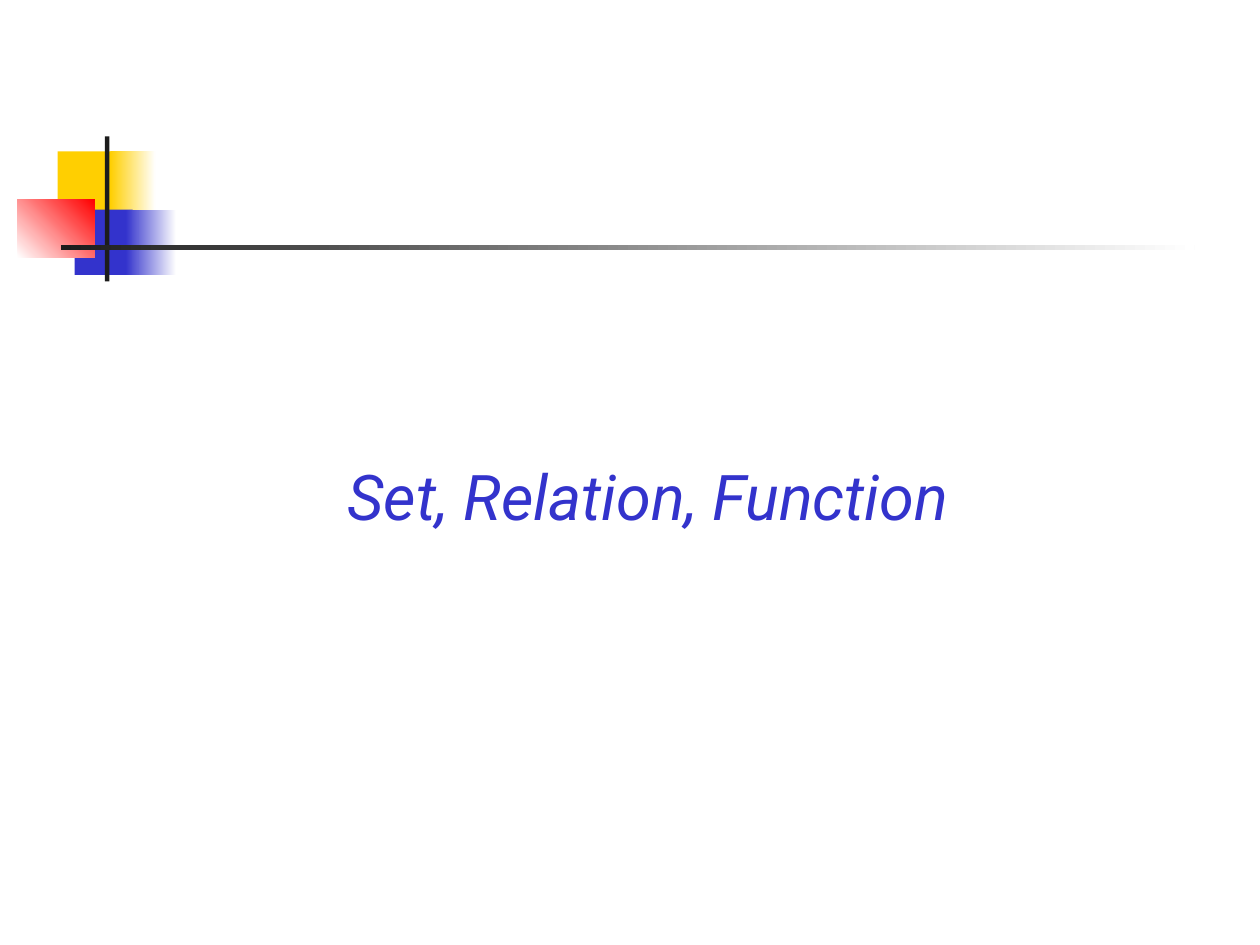
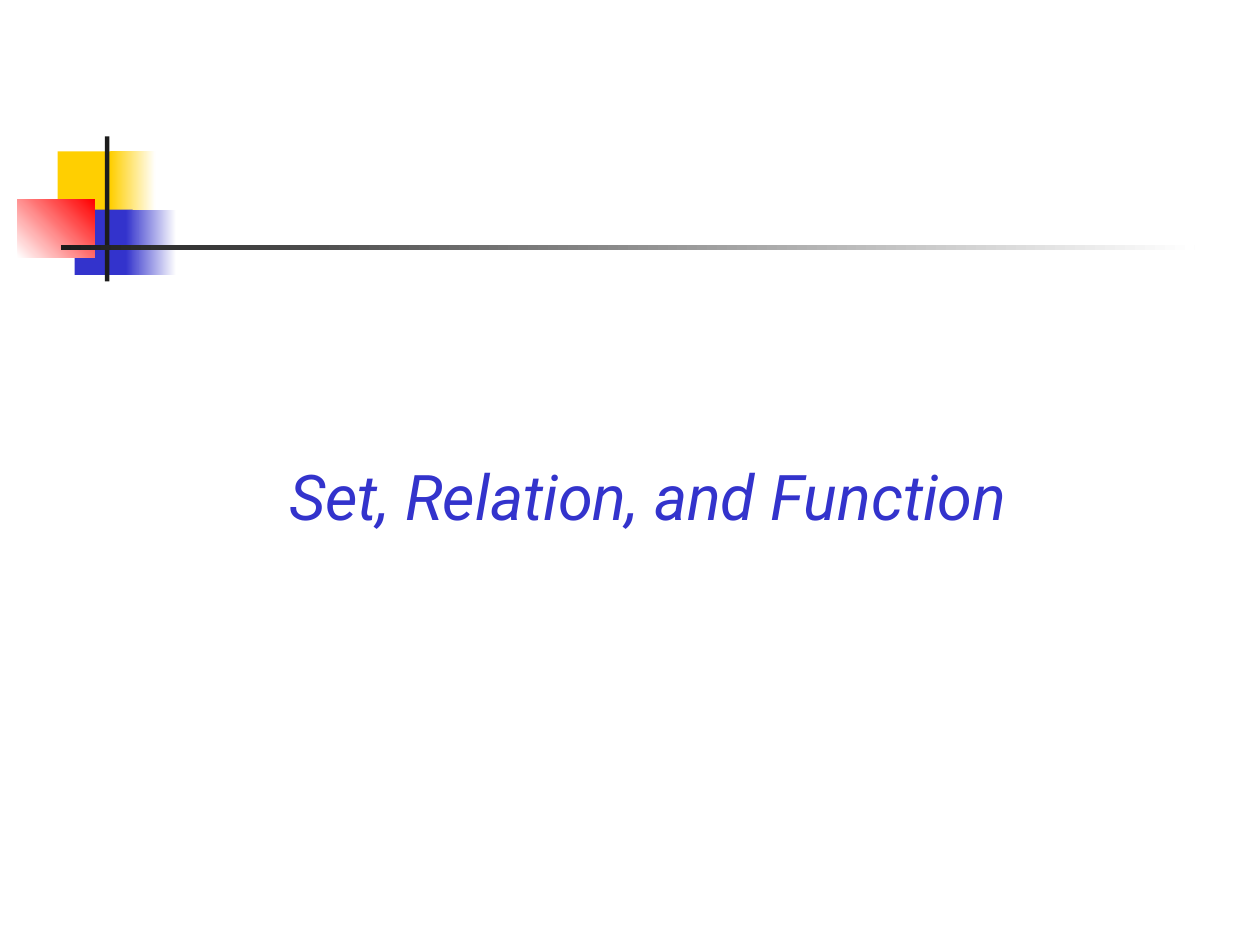
Before and after one commit to csslab-ustc/csslab-ustc.github.io, a slide deck: slide 3 of courses/theory/slides/lec02-math-foundation.pptx. Drawn at 1260x945 pixels with LibreOffice and Linux fonts; fonts in the diff are those of the drawing. Boxes give left, top, right and bottom in pixels: in the first picture for what was removed or moved away, otherwise in the second. Text is boxed around its words. In the diff, an @@ line names an element or a change of style, - is before the commit and + after.

```diff
--- a/courses/theory/slides/lec02-math-foundation.pptx
+++ b/courses/theory/slides/lec02-math-foundation.pptx
@@ text at [289, 472, 1007, 529]: text changed @@
-Set, Relation, Function
+Set, Relation, and Function
```
Also in this commit, not shown: 1 other slide changed, 11 slides added, 1 slide removed, 4 other files.
